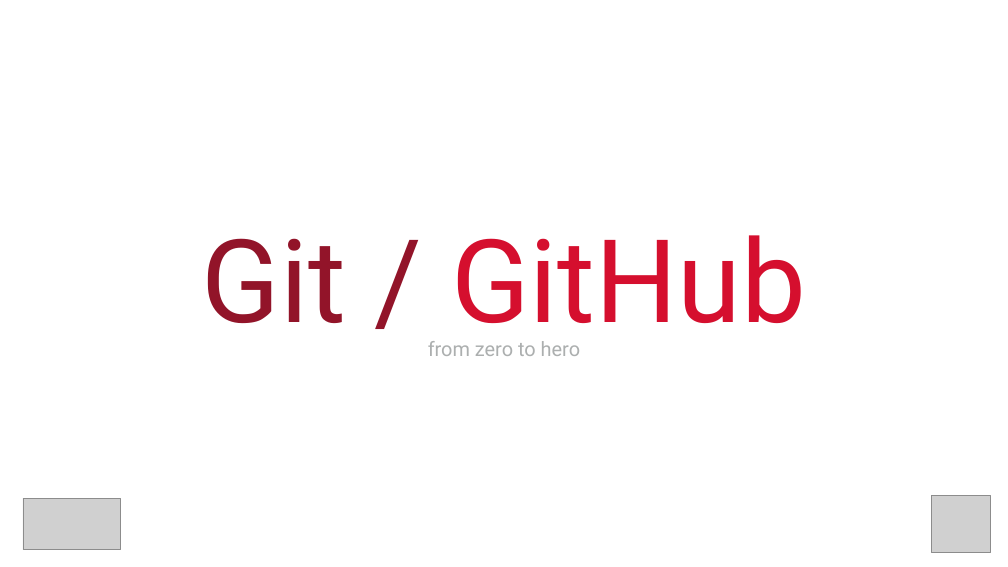
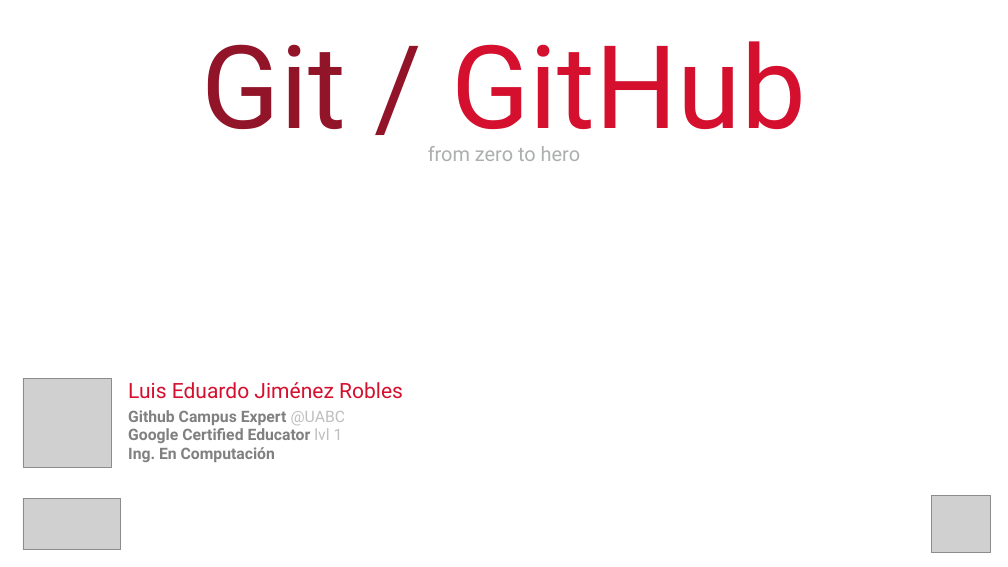
Before and after one commit to cimadev/PlaticasTalleres, a slide deck: slide 2 of 2017/dec_7_Git_GitHub_WorkShop/DGO.pptx (slide 3 before the commit). Drawn at 1008x567 pixels with LibreOffice and Linux fonts; fonts in the diff are those of the drawing; grey boxes stand for pictures. Boxes give left, top, right and bottom in pixels: in the first picture for what was removed or moved away, otherwise in the second. Text is boxed around its words. In the diff, an @@ line names an element or a change of style, - is before the commit and + after.

```diff
--- a/2017/dec_7_Git_GitHub_WorkShop/DGO.pptx
+++ b/2017/dec_7_Git_GitHub_WorkShop/DGO.pptx
@@ title "Git / GitHub": place and size @@
-title "Git / GitHub" at (201, 235, 806, 349)
+title "Git / GitHub" at (201, 41, 806, 155)
@@ subtitle "from zero to hero": place and size @@
-subtitle "from zero to hero" at (428, 341, 580, 356)
+subtitle "from zero to hero" at (428, 146, 580, 161)
@@ picture added at (23, 378, 111, 467) @@
@@ text added at (128, 382, 403, 399), 20 pt, text #D50F2E @@
+Luis Eduardo Jiménez Robles
@@ text added at (128, 410, 345, 462), 15 pt, text #808080, bold @@
+Github Campus Expert @UABC
+Google Certified Educator lvl 1
+Ing. En Computación
```
Also in this commit, not shown: 1 slide removed.
